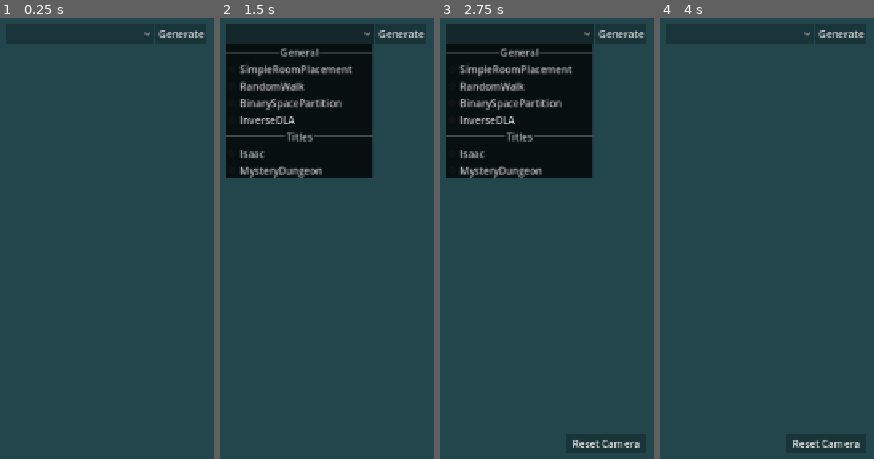
Above: before the commit, frames 1-4 (left to right).
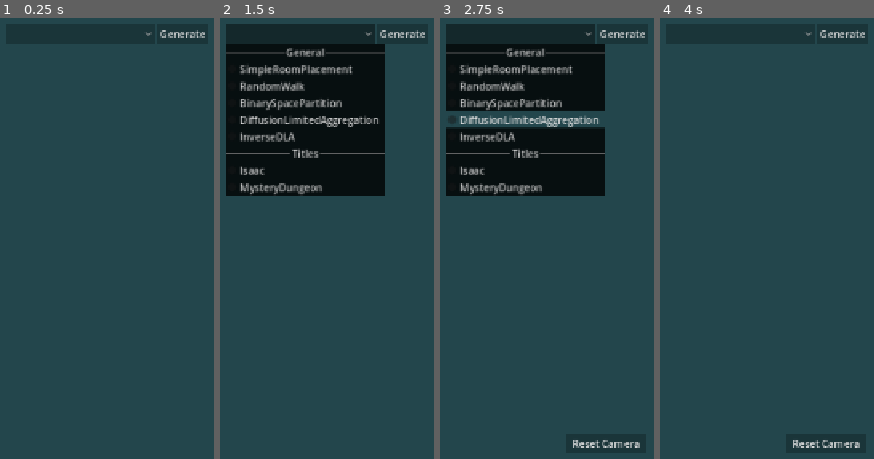
Above: after the commit, the same moments.

Repository: turboshook/ProGenViz
Game: Godot game, scene res://main.tscn
The game is run twice, just before and just after one commit, with the same random seed, the same clock (stepped at 60 frames per second) and the same inputs.
Inputs (mouse positions are in pixels of both pictures, inside the frame that each line leads up to; where the layout moved, square brackets give the same spot in the first picture):
- Up to frame 1 (0.25 s): no input
- Up to frame 2 (1.5 s): click "Generate" at 0.5 s; click (301, 35) [299, 35] at 1.25 s
- Up to frame 3 (2.75 s): tap Enter at 2 s; hold D (input_right) from 2.03 s (still down)
- Up to frame 4 (4 s): release D (input_right) at 2.75 s; click "Reset Camera" at 2.75 s; tap Space at 3.5 s; hold S (input_down) from 3.53 s (still down)

The runs differ from the first frame. In frame 1, 0.3% of the frame differs, in the area x 67-96%, y 2-5%; in frame 2, 7.6%; in frame 3, 9.1%, in the area x 2-96%, y 1-41%; in frame 4, 0.3%.

Commit message:
initial DLA implementation

Diff:
--- /dev/null
+++ b/generators/diffusion_limited_aggregation/generator.gd
@@ -0,0 +1,81 @@
+extends FloorGenerator
+
+func _init() -> void:
+	_default_parameters = {
+		"map_size": Vector2i(32, 32),
+		"max_tiles_placed": 256,
+		"abort_threshold": 100
+	}
+
+@warning_ignore("unused_parameter")
+func generate(parameters: Dictionary) -> void:
+	# Initialize center with cross shape to attempt to force more particle interactions sooner
+	var center_coordinate: Vector2i = parameters.map_size/2
+	var init_coord_0: Vector2i = center_coordinate + Vector2i.UP
+	var init_coord_1: Vector2i = center_coordinate + Vector2i.DOWN
+	var init_coord_2: Vector2i = center_coordinate + Vector2i.LEFT
+	var init_coord_3: Vector2i = center_coordinate + Vector2i.RIGHT
+	_floorplan = {
+		"map_size": parameters.map_size,
+		"tile_coordinates": [
+			center_coordinate,
+			init_coord_0,
+			init_coord_1,
+			init_coord_2,
+			init_coord_3
+		],
+		"coordinate_set": {
+			center_coordinate: null,
+			init_coord_0: null,
+			init_coord_1: null,
+			init_coord_2: null,
+			init_coord_3: null
+		},
+		"particles": []
+	}
+
+	var particles: Array[Dictionary] = []
+	var particle_count: int = (parameters.map_size.x * parameters.map_size.y)/3
+	particles.resize(particle_count)
+	for i: int in range(particles.size()):
+		var particle_position: Vector2i = Vector2i(
+			randi_range(0, parameters.map_size.x - 1),
+			randi_range(0, parameters.map_size.y - 1)
+		)
+		particles[i] = {
+			"position": particle_position,
+			"active": true
+		}
+
+	var particles_resolved: int = 0
+	var updates: int = 0
+	while (particles_resolved < (parameters.max_tiles_placed - 1)) and (particles_resolved < particles.size() - 1):
+		for particle: Dictionary in particles:
+			if not particle.active: continue
+			particle.position += _get_in_bounds_step(particle.position, parameters.map_size)
+			if not _particle_has_inactive_neighbor(particle.position): continue
+			_floorplan.tile_coordinates.append(particle.position)
+			_floorplan.coordinate_set[particle.position] = null
+			particle.active = false
+			particles_resolved += 1
+		updates += 1
+		if updates >= parameters.abort_threshold: break
+
+	_floorplan.particles = particles #ehh
+
+func _get_in_bounds_step(particle_position: Vector2i, map_size: Vector2i) -> Vector2i:
+	var step_directions: Array[Vector2i] = [Vector2i.UP, Vector2i.DOWN, Vector2i.LEFT, Vector2i.RIGHT]
+	var allowed_step_indeces: Array[int] = []
+	if particle_position.y > 0: allowed_step_indeces.append(0)
+	if particle_position.y < (map_size.y - 1): allowed_step_indeces.append(1)
+	if particle_position.x > 0: allowed_step_indeces.append(2)
+	if particle_position.x < (map_size.x - 1): allowed_step_indeces.append(3)
+	return Vector2i.ZERO if allowed_step_indeces.is_empty() else step_directions[allowed_step_indeces.pick_random()]
+
+func _particle_has_inactive_neighbor(particle_position: Vector2i) -> bool:
+	return (
+		_floorplan.coordinate_set.has(particle_position + Vector2i.UP) or
+		_floorplan.coordinate_set.has(particle_position + Vector2i.DOWN) or
+		_floorplan.coordinate_set.has(particle_position + Vector2i.LEFT) or
+		_floorplan.coordinate_set.has(particle_position + Vector2i.RIGHT)
+	)
--- /dev/null
+++ b/generators/diffusion_limited_aggregation/generator_visualization.gd
@@ -0,0 +1,17 @@
+extends GeneratorVisualization
+
+@onready var floor_tile_map: TileMapLayer = $FloorTileMap
+
+func _activate() -> void:
+
+	for x_coordinate: int in range(_floorplan.map_size.x):
+		for y_coordinate: int in range(_floorplan.map_size.y):
+			floor_tile_map.set_cell(Vector2i(x_coordinate, y_coordinate), 0, Vector2i.ZERO)
+
+	var tile_atlas_coordinates: Vector2i = [Vector2i(0, 1), Vector2i(1, 1), Vector2i(0, 2), Vector2i(1, 2)].pick_random()
+	var tiles_placed: int = -1
+	for tile_coordinate: Vector2i in _floorplan.tile_coordinates:
+		floor_tile_map.set_cell(tile_coordinate, 0, tile_atlas_coordinates)
+		tiles_placed += 1
+		if tiles_placed % 8 == 0: AudioManager.play_sound("footstep")
+		if tiles_placed % 2 == 0: await get_tree().physics_frame
--- /dev/null
+++ b/generators/diffusion_limited_aggregation/generator_visualization.tscn
@@ -0,0 +1,25 @@
+[gd_scene load_steps=5 format=3 uid="uid://deft87j5s353h"]
+
+[ext_resource type="Script" uid="uid://bkpg1t4q6igbd" path="res://generators/diffusion_limited_aggregation/generator_visualization.gd" id="1_bt8y0"]
+[ext_resource type="Texture2D" uid="uid://cl7vg0jbfeaot" path="res://import/textures/tiles.png" id="2_ynt03"]
+
+[sub_resource type="TileSetAtlasSource" id="TileSetAtlasSource_pn2y5"]
+texture = ExtResource("2_ynt03")
+texture_region_size = Vector2i(8, 8)
+0:0/0 = 0
+0:1/0 = 0
+0:2/0 = 0
+1:2/0 = 0
+1:1/0 = 0
+1:0/0 = 0
+
+[sub_resource type="TileSet" id="TileSet_y46bx"]
+tile_size = Vector2i(8, 8)
+sources/0 = SubResource("TileSetAtlasSource_pn2y5")
+
+[node name="GeneratorVisualization" type="Node2D"]
+script = ExtResource("1_bt8y0")
+metadata/_custom_type_script = "uid://lvmunabsg24w"
+
+[node name="FloorTileMap" type="TileMapLayer" parent="."]
+tile_set = SubResource("TileSet_y46bx")
--- /dev/null
+++ b/generators/diffusion_limited_aggregation/parameter_table.tres
@@ -0,0 +1,42 @@
+[gd_resource type="Resource" script_class="GeneratorParameterTable" load_steps=10 format=3 uid="uid://in5siohjmvn8"]
+
+[ext_resource type="Script" uid="uid://bjevtxemkyuxs" path="res://generators/utils/generator_parameter_table/generator_parameter_category.gd" id="1_4kw72"]
+[ext_resource type="Script" uid="uid://cxb24x7g2nv33" path="res://generators/utils/generator_parameter_table/generator_parameter_definition.gd" id="2_rj72i"]
+[ext_resource type="Script" uid="uid://h3r21fqhv0bo" path="res://generators/utils/generator_parameter_table/generator_parameter_table.gd" id="2_uuei8"]
+[ext_resource type="Script" uid="uid://cura5q3mxleax" path="res://generators/utils/generator_parameter_table/generator_parameter_definition/generator_vector2i_parameter.gd" id="3_5kua8"]
+[ext_resource type="Script" uid="uid://cn1osy2eiovo4" path="res://generators/utils/generator_parameter_table/generator_parameter_definition/generator_int_parameter.gd" id="4_31v3w"]
+
+[sub_resource type="Resource" id="Resource_amaxk"]
+script = ExtResource("3_5kua8")
+value = Vector2i(32, 32)
+value_min = Vector2i(16, 16)
+value_max = Vector2i(64, 64)
+name = "map_size"
+metadata/_custom_type_script = "uid://cura5q3mxleax"
+
+[sub_resource type="Resource" id="Resource_nm53g"]
+script = ExtResource("4_31v3w")
+value = 256
+value_min = 16
+value_max = 512
+name = "max_tiles_placed"
+metadata/_custom_type_script = "uid://cn1osy2eiovo4"
+
+[sub_resource type="Resource" id="Resource_gqj31"]
+script = ExtResource("4_31v3w")
+value = 100
+value_min = 1
+value_max = 1000
+name = "abort_threshold"
+metadata/_custom_type_script = "uid://cn1osy2eiovo4"
+
+[sub_resource type="Resource" id="Resource_xkl6q"]
+script = ExtResource("1_4kw72")
+name = "General"
+parameters = Array[ExtResource("2_rj72i")]([SubResource("Resource_amaxk"), SubResource("Resource_nm53g"), SubResource("Resource_gqj31")])
+metadata/_custom_type_script = "uid://bjevtxemkyuxs"
+
+[resource]
+script = ExtResource("2_uuei8")
+categories = Array[ExtResource("1_4kw72")]([SubResource("Resource_xkl6q")])
+metadata/_custom_type_script = "uid://h3r21fqhv0bo"
--- a/generators/inverse_diffusion_limited_aggregation/generator.gd
+++ b/generators/inverse_diffusion_limited_aggregation/generator.gd
@@ -2,19 +2,20 @@
 
 func _init() -> void:
 	_default_parameters = {
-		"max_tile_quantity": 256,
+		"tile_quantity": 256,
 		"walker_turn_chance": 0.0
 	}
 
 func generate(parameters: Dictionary) -> void:
 	_floorplan = {
 		"walks": [],
-		"tile_coordinates": [Vector2i(48, 48)],
-		"coordinate_set": {Vector2i(48, 48): null}
+		"tile_coordinates": [Vector2i(32, 32)],
+		"coordinate_set": {Vector2i(32, 32): null}
 	}
-	for tile_count: int in range(parameters.max_tile_quantity - 1):
+
+	var step_directions: Array[Vector2i] = [Vector2i.UP, Vector2i.DOWN, Vector2i.LEFT, Vector2i.RIGHT]
+	for tile_count: int in range(parameters.tile_quantity - 1):
 		var walker_coordinate: Vector2i = _floorplan.tile_coordinates.pick_random()
-		var step_directions: Array[Vector2i] = [Vector2i.UP, Vector2i.DOWN, Vector2i.LEFT, Vector2i.RIGHT]
 		var step_direction = step_directions.pick_random()
 		var walk: Array[Vector2i] = [walker_coordinate]
 
--- a/generators/inverse_diffusion_limited_aggregation/parameter_table.tres
+++ b/generators/inverse_diffusion_limited_aggregation/parameter_table.tres
@@ -11,7 +11,7 @@
 value = 256
 value_min = 16
 value_max = 512
-name = "max_tile_quantity"
+name = "tile_quantity"
 metadata/_custom_type_script = "uid://cn1osy2eiovo4"
 
 [sub_resource type="Resource" id="Resource_6a44a"]
--- a/main.gd
+++ b/main.gd
@@ -6,6 +6,7 @@
 	"res://generators/simple_room_placement/generator.gd",
 	"res://generators/random_walk/generator.gd",
 	"res://generators/binary_space_partition/generator.gd",
+	"res://generators/diffusion_limited_aggregation/generator.gd",
 	"res://generators/inverse_diffusion_limited_aggregation/generator.gd",
 	"",
 	"res://generators/isaac/generator.gd",
--- a/main.tscn
+++ b/main.tscn
@@ -44,7 +44,7 @@
 [node name="AlgorithmSelectionButton" type="OptionButton" parent="CanvasLayer/UI/VBoxContainer/HBoxContainer"]
 layout_mode = 2
 size_flags_horizontal = 3
-item_count = 8
+item_count = 9
 popup/item_0/text = "General"
 popup/item_0/id = 0
 popup/item_0/separator = true
@@ -54,15 +54,17 @@
 popup/item_2/id = 2
 popup/item_3/text = "BinarySpacePartition"
 popup/item_3/id = 3
-popup/item_4/text = "InverseDLA"
+popup/item_4/text = "DiffusionLimitedAggregation"
 popup/item_4/id = 4
-popup/item_5/text = "Titles"
+popup/item_5/text = "InverseDLA"
 popup/item_5/id = 5
-popup/item_5/separator = true
-popup/item_6/text = "Isaac"
+popup/item_6/text = "Titles"
 popup/item_6/id = 6
-popup/item_7/text = "MysteryDungeon"
+popup/item_6/separator = true
+popup/item_7/text = "Isaac"
 popup/item_7/id = 7
+popup/item_8/text = "MysteryDungeon"
+popup/item_8/id = 8
 
 [node name="GenerateButton" type="Button" parent="CanvasLayer/UI/VBoxContainer/HBoxContainer"]
 custom_minimum_size = Vector2(80, 0)
--- a/script_templates/FloorGenerator/generator_template.gd
+++ b/script_templates/FloorGenerator/generator_template.gd
@@ -5,4 +5,4 @@
 
 @warning_ignore("unused_parameter")
 func generate(parameters: Dictionary) -> void:
-	pass
+	_floorplan = {}
Not shown, added: generators/diffusion_limited_aggregation/generator.gd.uid
Not shown, added: generators/diffusion_limited_aggregation/generator_visualization.gd.uid
